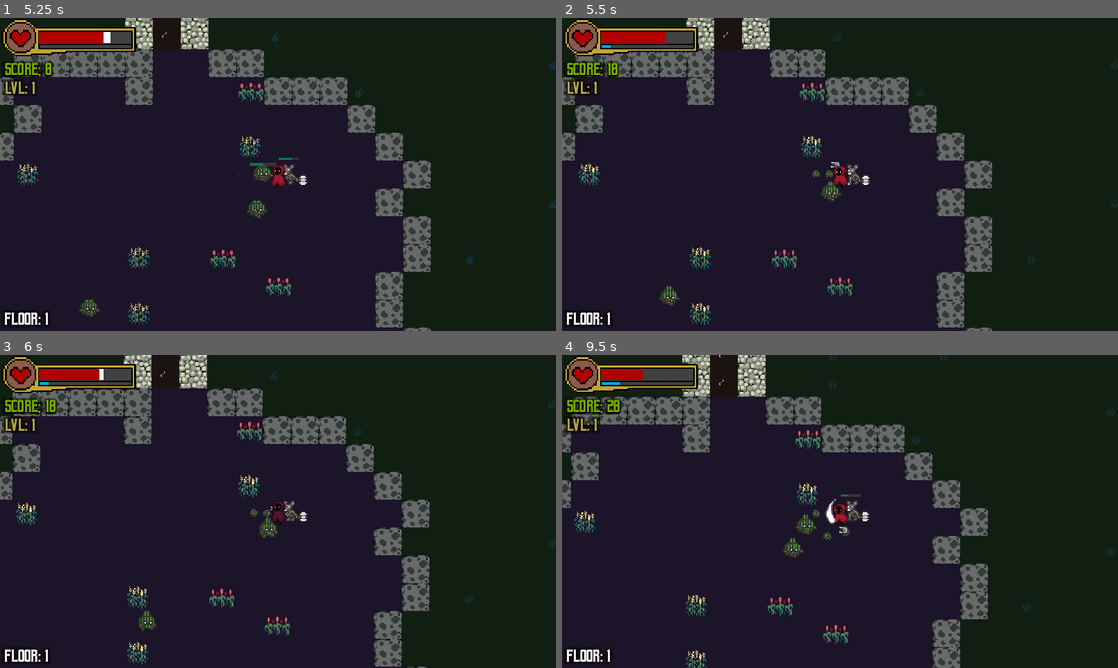
Above: before the commit, frames 1-4 (two rows, left to right).
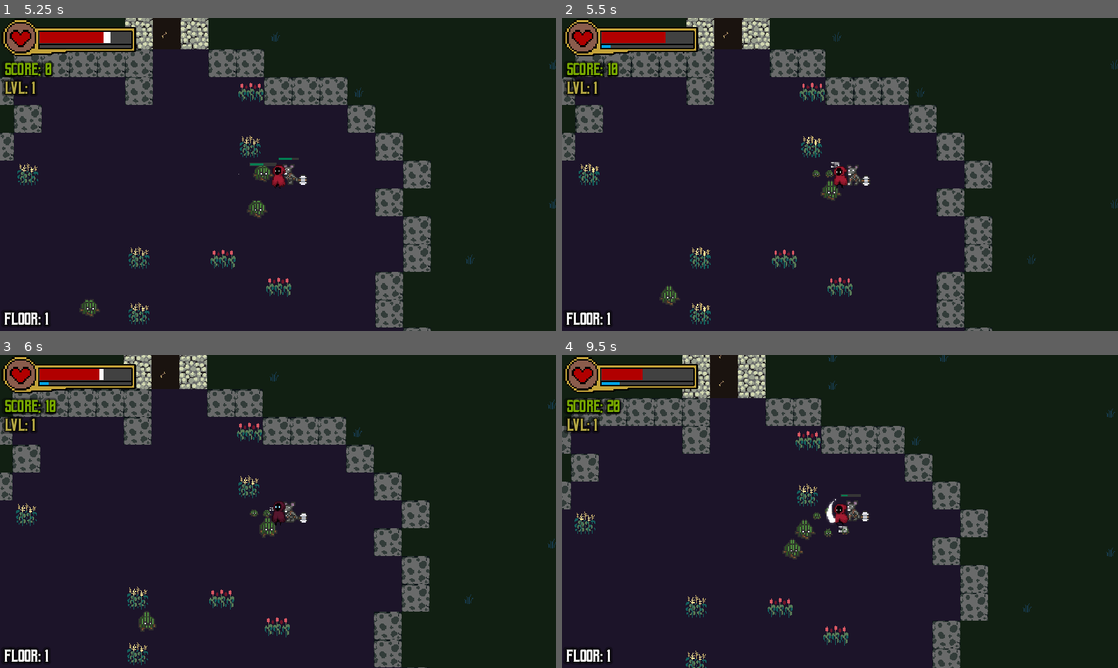
Above: after the commit, the same moments.

Repository: WizardsNStuff/Zealot-of-Wanderlust
Game: Godot game, scene res://Scenes/wizard_game.tscn
The game is run twice, just before and just after one commit, with the same random seed, the same clock (stepped at 60 frames per second) and the same inputs. The engine's default icon, where the game draws it, is replaced by a stand-in: a white triangle on a blue panel in a dark square.
Inputs:
- Up to frame 1 (5.25 s): click "Start" at 0.5 s; tap Enter at 1.25 s; hold Right (attack_right) 1.28-2.03 s; hold Down (attack_down) 2.03-2.78 s; hold Right (attack_right) 2.78-3.53 s; hold Up (attack_up) 3.53-4.28 s; hold Left (attack_left) from 4.28 s (still down)
- Up to frame 2 (5.5 s): keep holding Left (attack_left)
- Up to frame 3 (6 s): release Left (attack_left) at 5.78 s; hold Down (attack_down) from 5.78 s (still down)
- Up to frame 4 (9.5 s): release Down (attack_down) at 6.53 s; hold Right (attack_right) 6.53-7.28 s; hold Up (attack_up) 7.28-8.03 s; hold Right (attack_right) 8.03-8.78 s; hold Down (attack_down) from 8.78 s (still down)

Frame 1 is identical in both runs. In frame 2, 0.1% of the frame differs, in the area x 18-100%, y 13-92%; in frame 3, 3.0%; in frame 4, 4.2%, in the area x 0-100%, y 0-100%.

Commit message:
changed mini slime speed to 145

Diff:
--- a/zealot-of-wanderlust/Enemy Testing/slime.gd
+++ b/zealot-of-wanderlust/Enemy Testing/slime.gd
@@ -21,7 +21,7 @@
 
 	# change certain attributes if current instance is a child slime
 	if splitting == false:
-		speed = 60
+		speed = 145
 		health = 5
 
 	# delete this line when this enemy is ready to be pushed
